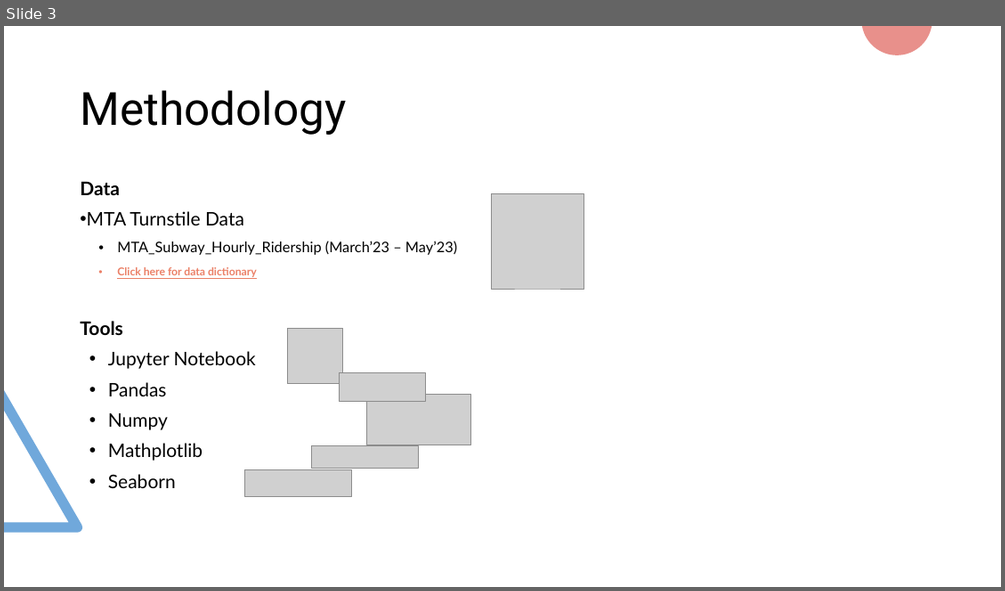
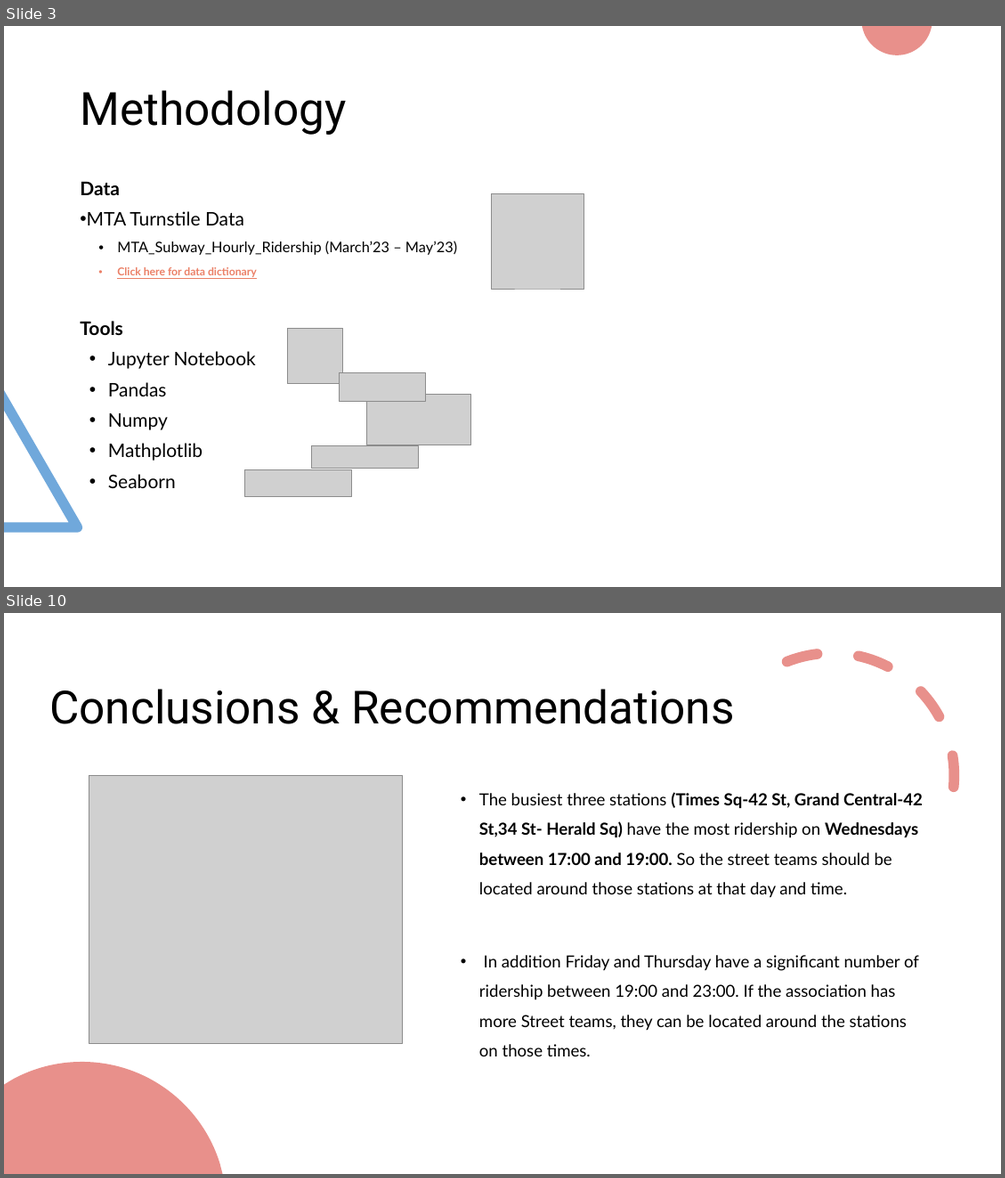
Before and after one commit to baharturgutinan/istdsa_bahar, a slide deck: WTWY Street Teams_2.pptx. Shown one above the other, each under a label of ours: slide 3 before the commit, slides 3 and 10 after it; the slides between them are not shown. The pictures are 1005x591 and 1005x1178 pixels, drawn with LibreOffice and Linux fonts; fonts in the diff are those of the drawing; grey boxes stand for pictures. Boxes give left, top, right and bottom in pixels: in the first picture for what was removed or moved away, otherwise in the second. Text is boxed around its words. In the diff, an @@ line names an element or a change of style, - is before the commit and + after.

```diff
--- a/WTWY Street Teams_2.pptx
+++ b/WTWY Street Teams_2.pptx
@@ slide 10 added at bbox=[4, 613, 1001, 1174], background #FFFFFF; not listed: 1 template element that a slide beside it also shows @@
@@ rectangle added at bbox=[4, 613, 1001, 1174], fill #FFFFFF @@
@@ arc (boxed as its full ellipse) added at bbox=[671, 614, 994, 937], outline #E8908B 10 pt dashed @@
@@ freeform shape added at bbox=[863, 613, 932, 642], fill #E8908B @@
@@ text added at bbox=[49, 689, 735, 724], 44 pt, text #000000 @@
+Conclusions & Recommendations
@@ picture added at bbox=[89, 775, 403, 1043] @@
@@ text added at bbox=[479, 792, 922, 1056], 16 pt, text #000000 @@
+  • The busiest three stations (Times Sq-42 St, Grand Central-42 St,34 St- Herald Sq) have the most ridership on Wednesdays between 17:00 and 19:00. So the street teams should be located around those stations at that day and time.
+  • In addition Friday and Thursday have a significant number of ridership between 19:00 and 23:00. If the association has more Street teams, they can be located around the stations on those times.
@@ freeform shape added at bbox=[4, 1062, 222, 1174], fill #E8908B @@
@@ freeform shape added at bbox=[15, 1080, 160, 1174], fill #E8908B @@
```
Also in this commit, not shown: 2 slides changed, 5 other slides added.
